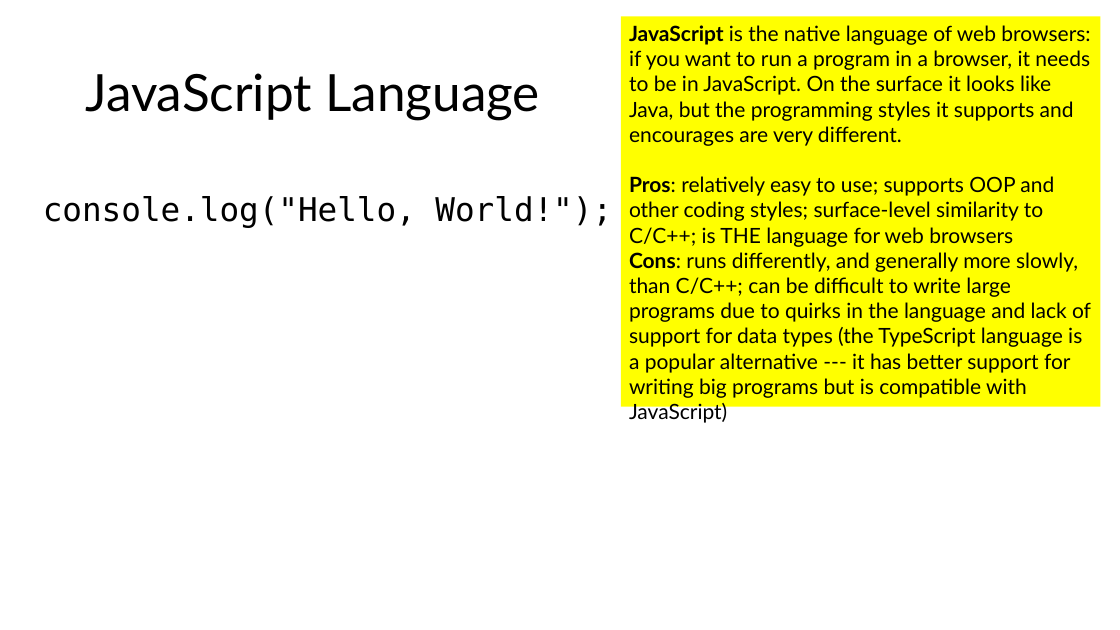
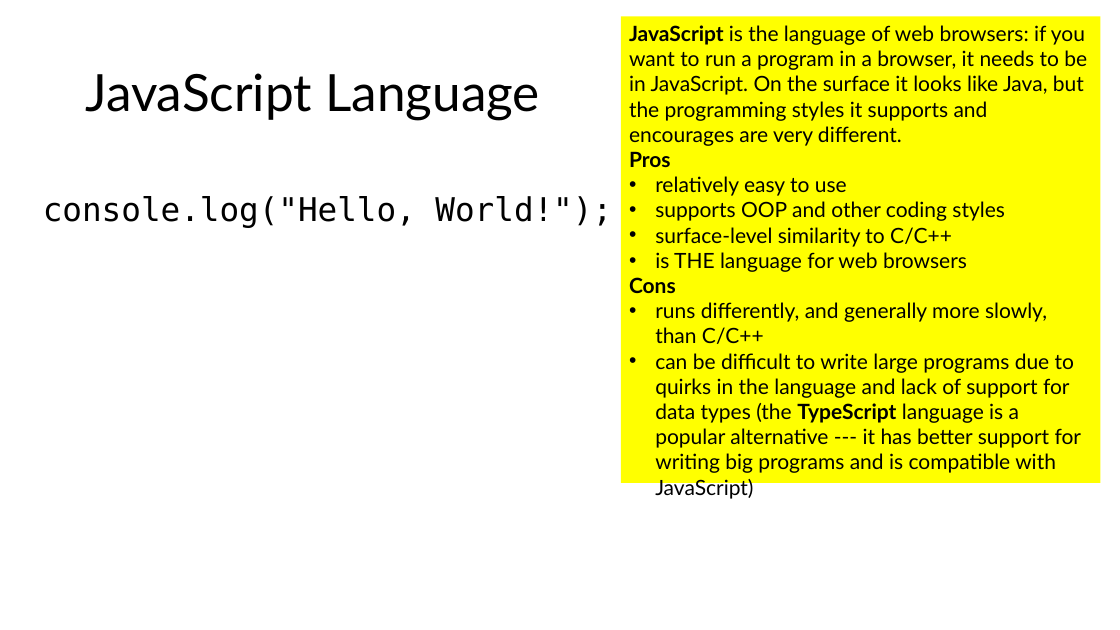
Before and after one commit to tjd1234/cmpt120spring2026, a slide deck: slide 14 of lecture_notes/chapter1/chapter1.pptx (slide 13 before the commit). Drawn at 1120x630 pixels with LibreOffice and Linux fonts; fonts in the diff are those of the drawing. Boxes give left, top, right and bottom in pixels: in the first picture for what was removed or moved away, otherwise in the second. Text is boxed around its words. In the diff, an @@ line names an element or a change of style, - is before the commit and + after.

```diff
--- a/lecture_notes/chapter1/chapter1.pptx
+++ b/lecture_notes/chapter1/chapter1.pptx
@@ rectangle "JavaScript is the language of ...": place and size @@
-rectangle "JavaScript is the language of ..." at bbox=[621, 17, 1101, 407]
+rectangle "JavaScript is the language of ..." at bbox=[621, 17, 1101, 483]
@@ text in rectangle at bbox=[629, 25, 1087, 499]: text changed @@
-JavaScript is the native language of web browsers: if you want to run a program in a browser, it needs to be in JavaScript. On the surface it looks like Java, but the programming styles it supports and encourages are very different.
-Pros: relatively easy to use; supports OOP and other coding styles; surface-level similarity to C/C++; is THE language for web browsers
-Cons: runs differently, and generally more slowly, than C/C++; can be difficult to write large programs due to quirks in the language and lack of support for data types (the TypeScript language is a popular alternative --- it has better support for writing big programs but is compatible with JavaScript)
+JavaScript is the language of web browsers: if you want to run a program in a browser, it needs to be in JavaScript. On the surface it looks like Java, but the programming styles it supports and encourages are very different.
+Pros
+• relatively easy to use
+• supports OOP and other coding styles
+• surface-level similarity to C/C++
+• is THE language for web browsers
+Cons
+• runs differently, and generally more slowly, than C/C++
+• can be difficult to write large programs due to quirks in the language and lack of support for data types (the TypeScript language is a popular alternative --- it has better support for writing big programs and is compatible with JavaScript)
```
Also in this commit, not shown: 12 other slides changed, 1 slide added, 3 other files.
